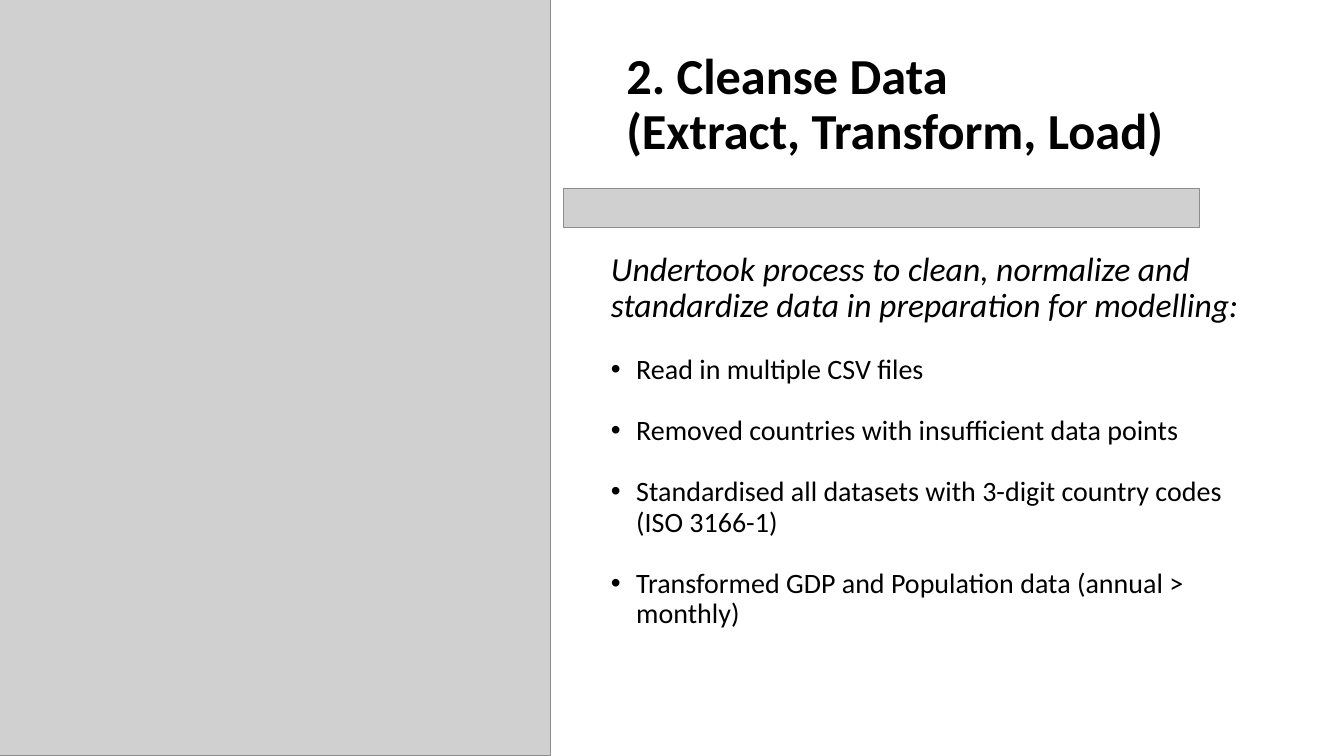
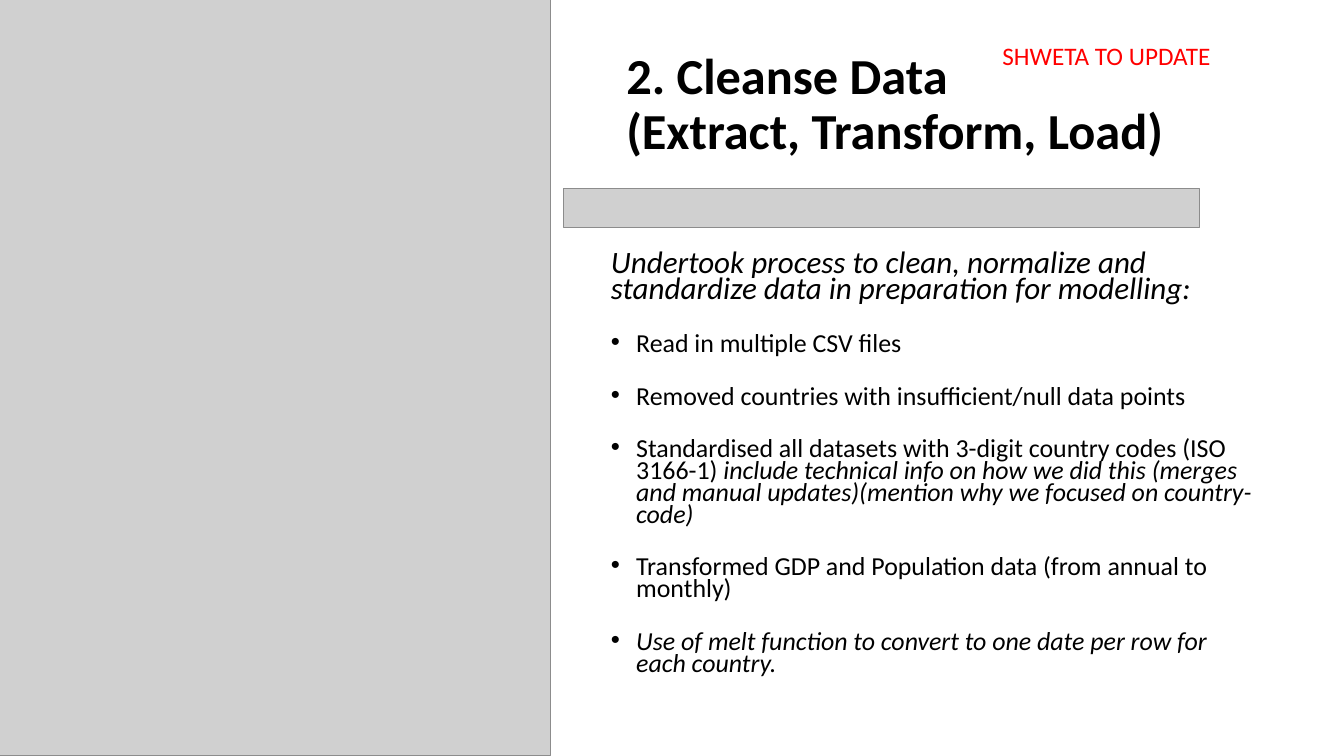
Before and after one commit to shwetajain1022/Project-4, a slide deck: slide 7 of Presentation/Proj4_presentation.pptx. Drawn at 1344x756 pixels with LibreOffice and Linux fonts; fonts in the diff are those of the drawing; grey boxes stand for pictures. Boxes give left, top, right and bottom in pixels: in the first picture for what was removed or moved away, otherwise in the second. Text is boxed around its words. In the diff, an @@ line names an element or a change of style, - is before the commit and + after.

```diff
--- a/Presentation/Proj4_presentation.pptx
+++ b/Presentation/Proj4_presentation.pptx
@@ text added at (1002, 48, 1210, 65), 18 pt, text #FF0000 @@
+SHWETA TO UPDATE
@@ text at (611, 251, 1191, 357): size 24 to 22.2 pt in "Undertook process to clean, normalize and standardize ..."; size 20 to 18.5 pt in "Read in multiple CSV files"; line spacing 0.9 to 0.7 @@
@@ text at (636, 387, 1251, 677): text changed; size 20 to 18.5 pt @@
-• Removed countries with insufficient data points
-• Standardised all datasets with 3-digit country codes (ISO 3166-1)
-• Transformed GDP and Population data (annual > monthly)
+• Removed countries with insufficient/null data points
+• Standardised all datasets with 3-digit country codes (ISO 3166-1) include technical info on how we did this (merges and manual updates)(mention why we focused on country-code)
+• Transformed GDP and Population data (from annual to monthly)
+• Use of melt function to convert to one date per row for each country.
```
Also in this commit, not shown: 6 other slides changed, 2 slides added.
